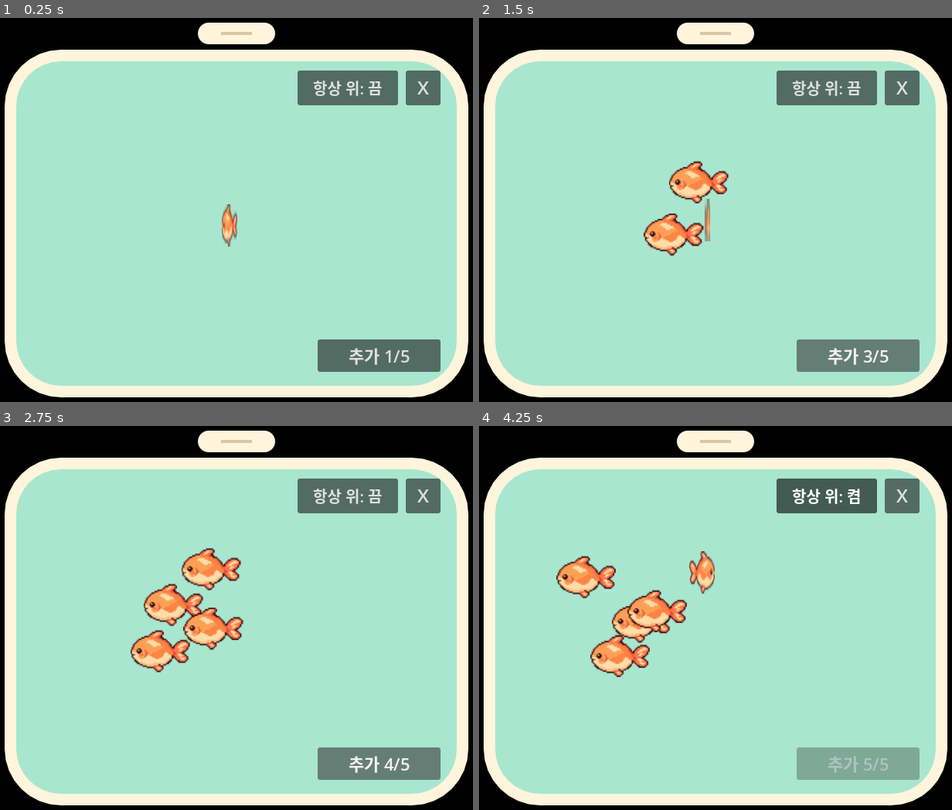
Above: before the commit, frames 1-4 (two rows, left to right).
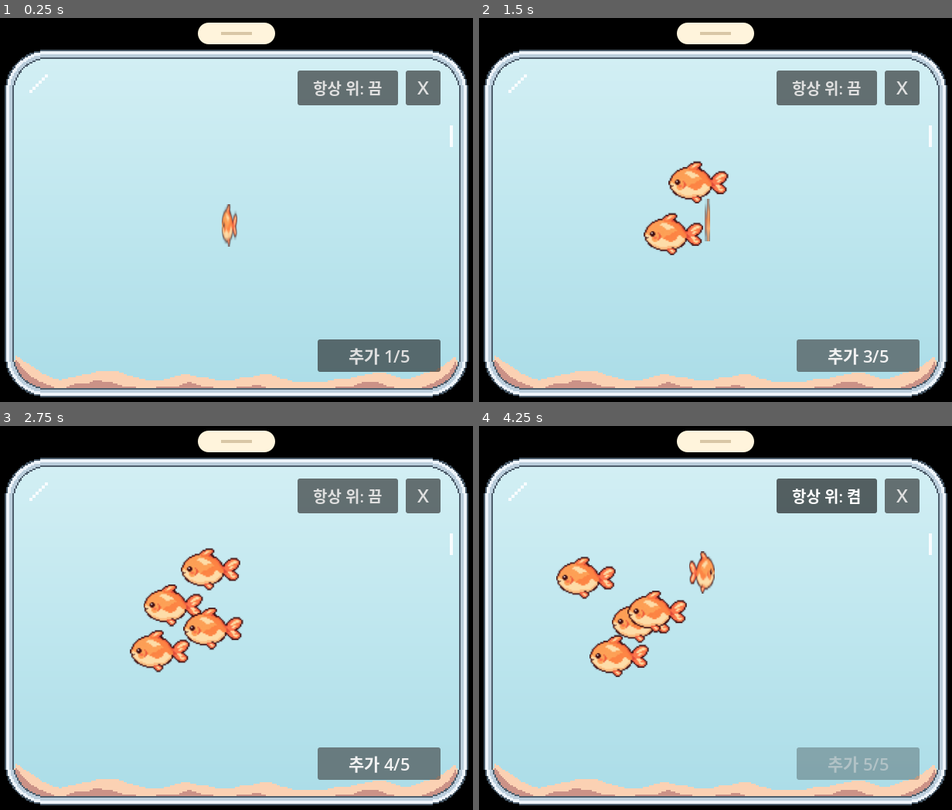
Above: after the commit, the same moments.

Repository: onlyhappiness/mauve
Game: Godot game, scene res://main.tscn
The game is run twice, just before and just after one commit, with the same random seed, the same clock (stepped at 60 frames per second) and the same inputs.
Inputs:
- Up to frame 1 (0.25 s): no input
- Up to frame 2 (1.5 s): click "추가 1/5" at 0.5 s; click "추가 2/5" at 1.25 s
- Up to frame 3 (2.75 s): click "추가 3/5" at 2 s
- Up to frame 4 (4.25 s): click "추가 4/5" at 2.75 s; click "항상 위: 끔" at 3.5 s

The runs differ from the first frame. In frame 1, 83% of the frame differs, in the area x 0-100%, y 8-99%; in frame 2, 81%; in frame 3, 80%; in frame 4, 80%.

Commit message:
D05-1: 어항을 유리·모래 픽셀 아트와 코드로 그린 물로 교체
- ChatGPT 유리·모래 원본을 make_tank.py로 300×225칸에 다시 그림
  (원본은 assets/tank/source/에 보관, .gdignore로 가져오기 제외)
- 유리 두께 6칸, 바깥 모서리 반경 28칸, 2배 정수 배율·Nearest로 표시
- 물은 Aquarium._draw()에서 세 색 사이를 4픽셀 단위 계단으로 그림
- 물 → Sand → Fishes → Glass 순서로 표시해 유리 반사가 물고기 위에 오게 함
- 헤엄 영역을 유리 안쪽·모래 위(Aquarium.swim_area())로 조정
- 클릭 영역을 둥근 어항 외곽 + 손잡이 탭 모양으로 변경

Co-Authored-By: Claude Opus 5.5 <noreply@anthropic.com>

Diff:
--- a/aquarium.gd
+++ b/aquarium.gd
@@ -5,20 +5,46 @@
 
 # 어항이 차지하는 영역(창 기준 논리 픽셀). 이 바깥은 투명하게 남는다.
 const TANK_RECT := Rect2(60, 45, 600, 450)
-const BORDER_WIDTH := 15
-const CORNER_RADIUS := 72
 const MAX_FISH := 5
 
-const BORDER_COLOR := Color("fff4dc")  # 크림색 테두리
-const WATER_COLOR := Color("a8e6cf")  # 민트색 물
+# 픽셀 아트 한 칸이 차지하는 게임 픽셀. 유리·모래 이미지를 이 배율로 표시한다.
+const PIXEL_SCALE := 2
+
+# 유리·모래 이미지(assets/tank/)에 맞춘 값. 이미지를 바꾸면 함께 고친다.
+const GLASS_WIDTH := 12  # 유리 두께 6칸
+const CORNER_RADIUS := 56  # 바깥 모서리 반경 28칸
+const SAND_HEIGHT := 22  # 가운데 구간 모래의 가장 높은 곳 11칸. 양 끝은 둥근 모서리 안에 있다.
+const SWIM_CORNER_RADIUS := CORNER_RADIUS - GLASS_WIDTH  # 헤엄 영역(swim_area) 모서리 반경
+
+# 물은 코드로 그린다. 위·가운데·아래 세 색 사이를 WATER_STEP마다 조금씩 바꿔
+# 층 경계가 보이지 않게 하면서도 픽셀 격자(2칸 단위)에 맞춘다.
+const WATER_COLORS: Array[Color] = [Color("d3eff4"), Color("bee6ee"), Color("aadce7")]
+const WATER_STEP := 4
+# 물 가장자리를 유리 안쪽 선이 아니라 유리 띠 중간에 두어, 계단 모양 모서리 사이로 틈이 보이지 않게 한다.
+const WATER_INSET := 6
 
 @export var fish_scene: PackedScene
 
 var fish_count := 0
 
+@onready var sand: Sprite2D = $Sand
+@onready var fishes: Node2D = $Fishes
+@onready var glass: Sprite2D = $Glass
+
 
 func _ready() -> void:
+	# 유리·모래 이미지는 캔버스 전체가 어항 외곽(300×225칸)이다.
+	for layer: Sprite2D in [sand, glass]:
+		layer.position = TANK_RECT.position
+		layer.scale = Vector2.ONE * PIXEL_SCALE
 	add_fish()
+
+
+# 물고기가 헤엄칠 수 있는 영역: 유리 안쪽에서 바닥 모래 높이를 뺀 곳. 모서리는 SWIM_CORNER_RADIUS로 둥글다.
+static func swim_area() -> Rect2:
+	var area := TANK_RECT.grow(-GLASS_WIDTH)
+	area.size.y -= SAND_HEIGHT
+	return area
 
 
 # 생성 경로를 한곳으로 모아 버튼 이외의 호출에서도 최대 마릿수를 지킨다.
@@ -29,16 +55,31 @@
 	var fish := fish_scene.instantiate() as Node2D
 	# _ready()에서 목적지를 고르기 전에 안전한 시작 위치를 설정한다.
 	fish.position = TANK_RECT.get_center()
-	add_child(fish)
+	# 모래(Sand)와 유리(Glass) 사이의 Fishes에 넣어 유리 반사가 물고기 위에 오게 한다.
+	fishes.add_child(fish)
 	fish_count += 1
 	fish_count_changed.emit(fish_count)
 	return true
 
 
+# 물 → Sand → Fishes → Glass 순서로 보인다. 물은 노드 자신이 가장 먼저 그린다.
+# 둥근 모서리에 맞춰 한 줄(1 게임 픽셀)씩 폭을 줄여 그린다. 가장자리는 유리 밑에 가려진다.
 func _draw() -> void:
-	var tank := StyleBoxFlat.new()
-	tank.bg_color = WATER_COLOR
-	tank.border_color = BORDER_COLOR
-	tank.set_border_width_all(BORDER_WIDTH)
-	tank.set_corner_radius_all(CORNER_RADIUS)
-	draw_style_box(tank, TANK_RECT)
+	var water := TANK_RECT.grow(-WATER_INSET)
+	var radius := float(CORNER_RADIUS - WATER_INSET)
+	for y in range(int(water.position.y), int(water.end.y)):
+		var row := y + 0.5
+		var dy := maxf(water.position.y + radius - row, row - (water.end.y - radius))
+		var inset_x := 0.0
+		if dy > 0.0:
+			inset_x = radius - sqrt(maxf(radius * radius - dy * dy, 0.0))
+		var line := Rect2(water.position.x + inset_x, y, water.size.x - inset_x * 2.0, 1)
+		draw_rect(line, _water_color(y - TANK_RECT.position.y))
+
+
+# 어항 위쪽에서 depth만큼 내려간 줄의 물 색. WATER_STEP 단위로 끊어 계단처럼 바뀐다.
+func _water_color(depth: float) -> Color:
+	var t := floorf(depth / WATER_STEP) * WATER_STEP / TANK_RECT.size.y
+	if t < 0.5:
+		return WATER_COLORS[0].lerp(WATER_COLORS[1], t / 0.5)
+	return WATER_COLORS[1].lerp(WATER_COLORS[2], (t - 0.5) / 0.5)
--- a/fish.gd
+++ b/fish.gd
@@ -14,7 +14,7 @@
 const REST_TIME_MIN := 1.0
 const REST_TIME_MAX := 3.0
 const TURN_SPEED := 5.0  # 방향을 바꿀 때 Visual.scale.x가 1초에 변하는 양
-const EDGE_MARGIN := 4.0  # 테두리에 딱 붙지 않게 두는 여유
+const EDGE_MARGIN := 4.0  # 유리·모래에 딱 붙지 않게 두는 여유
 
 # 개체마다 따로 갖는 이동 상태
 var target := Vector2.ZERO
@@ -89,9 +89,9 @@
 		facing = signf(target.x - position.x)
 
 
-# 테두리 안쪽의 물 영역
+# 유리 안쪽·모래 위의 헤엄 영역에서 여유만큼 줄인 곳
 func _water_rect() -> Rect2:
-	return Aquarium.TANK_RECT.grow(-(Aquarium.BORDER_WIDTH + EDGE_MARGIN))
+	return Aquarium.swim_area().grow(-EDGE_MARGIN)
 
 
 # 물고기 중심이 point일 때 몸 전체가 둥근 모서리까지 포함한 물 영역 안에 들어가는지 확인한다.
@@ -103,7 +103,7 @@
 		return false
 
 	# 둥근 모서리 원의 중심들이 이루는 사각형에서 radius 이내인 점만 물 영역이다.
-	var radius := Aquarium.CORNER_RADIUS - Aquarium.BORDER_WIDTH - EDGE_MARGIN
+	var radius := Aquarium.SWIM_CORNER_RADIUS - EDGE_MARGIN
 	var centers := water.grow(-radius)
 	var corners := [body.position, Vector2(body.end.x, body.position.y), body.end, Vector2(body.position.x, body.end.y)]
 	for corner: Vector2 in corners:
--- a/main.gd
+++ b/main.gd
@@ -1,4 +1,6 @@
 extends Node2D
+
+const CLICK_ARC_STEPS := 8  # 클릭 영역의 둥근 모서리 하나를 나누는 선분 수
 
 @onready var close_button: Button = $CloseButton
 @onready var add_button: Button = $AddButton
@@ -15,7 +17,7 @@
 	always_on_top_button.toggled.connect(_set_always_on_top)
 	_set_always_on_top(always_on_top_button.button_pressed)  # 기본값: 꺼짐
 	drag_handle.gui_input.connect(_on_drag_handle_gui_input)
-	_set_click_area(Aquarium.TANK_RECT, drag_handle.get_rect())
+	_set_click_area(Aquarium.TANK_RECT, Aquarium.CORNER_RADIUS, drag_handle.get_rect())
 	_move_to_bottom_right()
 
 
@@ -30,19 +32,25 @@
 
 # 어항과 그 위쪽 손잡이만 클릭을 받고, 바깥 투명 여백의 클릭은 뒤쪽 앱으로 넘긴다.
 # 투명 창에서는 이 영역을 지정하지 않으면 어항 위의 클릭도 뒤로 빠진다(macOS에서 확인).
-# 다각형은 하나만 지정할 수 있어서, 어항 사각형 위에 손잡이 탭이 튀어나온 모양으로 잇는다.
-func _set_click_area(tank: Rect2, handle: Rect2) -> void:
-	var polygon := PackedVector2Array([
-		tank.position,
-		Vector2(handle.position.x, tank.position.y),
-		handle.position,
-		Vector2(handle.end.x, handle.position.y),
-		Vector2(handle.end.x, tank.position.y),
-		Vector2(tank.end.x, tank.position.y),
-		tank.end,
-		Vector2(tank.position.x, tank.end.y),
-	])
+# 다각형은 하나만 지정할 수 있어서, 둥근 어항 외곽 위쪽 가운데에 손잡이 탭이 튀어나온 모양으로 잇는다.
+func _set_click_area(tank: Rect2, radius: float, handle: Rect2) -> void:
+	var polygon := PackedVector2Array()
+	_append_arc(polygon, tank.position + Vector2(radius, radius), radius, 180.0)  # 왼쪽 위
+	polygon.append(Vector2(handle.position.x, tank.position.y))
+	polygon.append(handle.position)
+	polygon.append(Vector2(handle.end.x, handle.position.y))
+	polygon.append(Vector2(handle.end.x, tank.position.y))
+	_append_arc(polygon, Vector2(tank.end.x - radius, tank.position.y + radius), radius, 270.0)  # 오른쪽 위
+	_append_arc(polygon, tank.end - Vector2(radius, radius), radius, 0.0)  # 오른쪽 아래
+	_append_arc(polygon, Vector2(tank.position.x + radius, tank.end.y - radius), radius, 90.0)  # 왼쪽 아래
 	DisplayServer.window_set_mouse_passthrough(polygon)
+
+
+# start_degrees부터 시계 방향으로 90도 호의 점들을 덧붙인다(화면 좌표는 y가 아래로 증가).
+func _append_arc(polygon: PackedVector2Array, center: Vector2, radius: float, start_degrees: float) -> void:
+	for i in CLICK_ARC_STEPS + 1:
+		var angle := deg_to_rad(start_degrees + 90.0 * i / CLICK_ARC_STEPS)
+		polygon.append(center + Vector2(cos(angle), sin(angle)) * radius)
 
 
 # 손잡이를 누르면 macOS 기본 창 끌기로 창을 옮긴다.
--- a/main.tscn
+++ b/main.tscn
@@ -1,8 +1,10 @@
-[gd_scene load_steps=5 format=3]
+[gd_scene load_steps=7 format=3]
 
 [ext_resource type="Script" path="res://main.gd" id="1_main"]
 [ext_resource type="Script" path="res://aquarium.gd" id="2_aquarium"]
 [ext_resource type="PackedScene" path="res://fish.tscn" id="3_fish"]
+[ext_resource type="Texture2D" path="res://assets/tank/sand.png" id="4_sand"]
+[ext_resource type="Texture2D" path="res://assets/tank/glass.png" id="5_glass"]
 
 [sub_resource type="StyleBoxFlat" id="StyleBoxFlat_handle"]
 bg_color = Color(1, 0.956863, 0.862745, 1)
@@ -17,6 +19,18 @@
 [node name="Aquarium" type="Node2D" parent="."]
 script = ExtResource("2_aquarium")
 fish_scene = ExtResource("3_fish")
+
+[node name="Sand" type="Sprite2D" parent="Aquarium"]
+texture_filter = 1
+texture = ExtResource("4_sand")
+centered = false
+
+[node name="Fishes" type="Node2D" parent="Aquarium"]
+
+[node name="Glass" type="Sprite2D" parent="Aquarium"]
+texture_filter = 1
+texture = ExtResource("5_glass")
+centered = false
 
 [node name="CloseButton" type="Button" parent="."]
 offset_left = 579.0
Binary file added: assets/tank/glass.png
Not shown, added: assets/tank/glass.png.import
Binary file added: assets/tank/sand.png
Not shown, added: assets/tank/sand.png.import
Not shown, added: assets/tank/source/.gdignore
Binary file added: assets/tank/source/glass.png
Binary file added: assets/tank/source/sand.png
Not shown, added: assets/tank/source/make_tank.py
